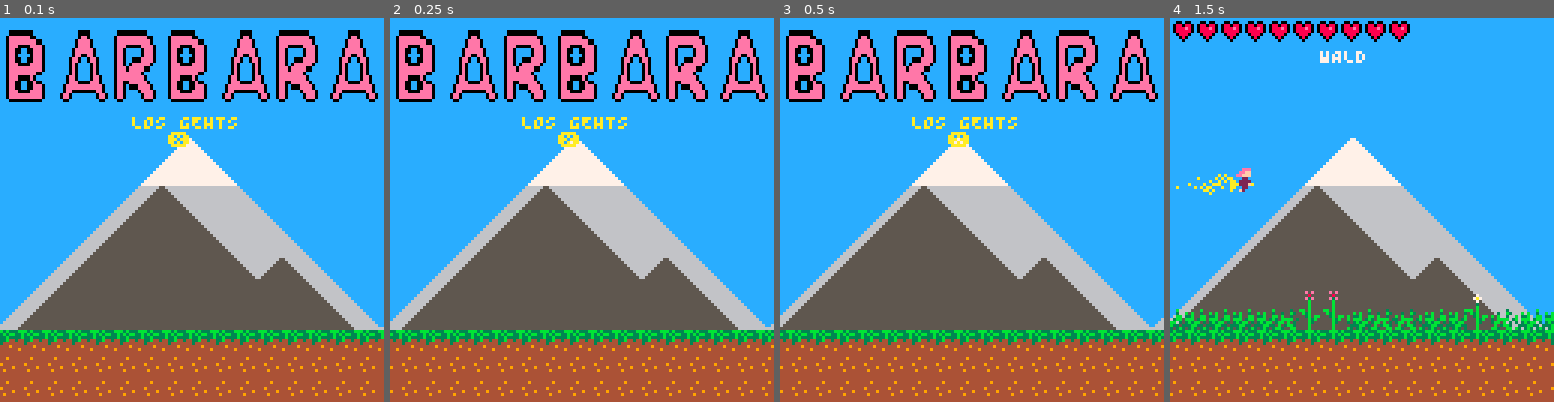
Above: before the commit, frames 1-4 (left to right).
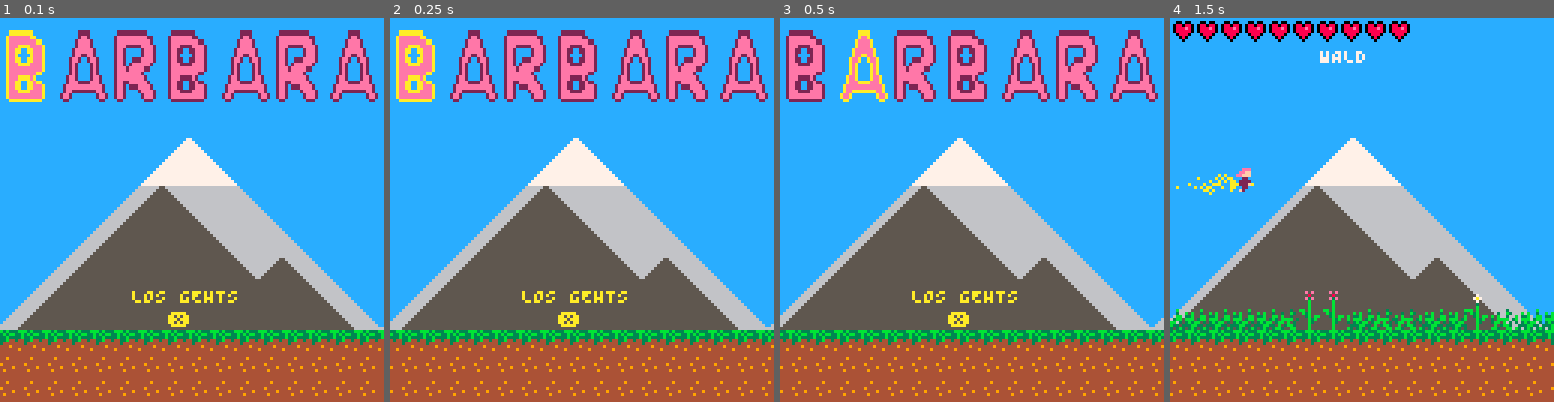
Above: after the commit, the same moments.

Repository: theGEBIRGE/BARBARA
Game: PICO-8 cartridge barbara.p8
The game is run twice, just before and just after one commit, with the same random seed, the same clock (stepped at 60 frames per second) and the same inputs.
Inputs:
- Up to frame 1 (0.1 s): no input
- Up to frame 2 (0.25 s): no input
- Up to frame 3 (0.5 s): no input
- Up to frame 4 (1.5 s): tap X (X key) at 1.07 s

The runs differ from the first frame. In frame 1, 5.5% of the frame differs, in the area x 1-99%, y 3-81%; in frame 2, 5.5%; in frame 3, 5.5%; in frame 4, nothing differs.

Commit message:
Highlight certain letter on start screen

Diff:
--- a/barbara.p8
+++ b/barbara.p8
@@ -67,8 +67,7 @@
     background1_x = 0,
     background2_x = 0,
     background3_x = 128,
-    colors = {0, 1, 2, 3, 4, 5, 6, 7, 8, 9, 10, 11, 12, 13, 14, 15},
-    curr_clr = 0,
+    color_letter = 1,
     letters = {
       {spr = 67, x = 2}, -- B
       {spr = 69, x = 20}, -- A
@@ -81,6 +80,7 @@
     init = function(self)
       self.ticks = 0
       self.map_x = 0
+      self.color_letter = 0
       self.foreground_x = 0
       self.background1_x = 0
       self.background2_x = 0
@@ -100,8 +100,9 @@
       -- the backgrounds are each 1 screen wide
       if (self.background1_x < -127) self.background1_x = 0
       if (self.background2_x < -127) self.background2_x = 0
-      if (self.ticks % 60 == 0) then
-        self.curr_clr = (self.curr_clr % 16) + 1
+
+      if (self.ticks % 20 == 0) then
+        self.color_letter = (self.color_letter % 7) + 1
       end
       self.ticks += 1
     end,
@@ -119,15 +120,17 @@
       map(0, 0, self.map_x + 128 * 4, 0, 64, 16)
       palt()
 
-      pal(7, self.colors[self.curr_clr])
-      for l in all(self.letters) do
-        local sx, sy = get_sprite_coordinates(l.spr)
-        sspr(sx, sy, 16, 16, l.x, 4, 16, 24)
+      for i=1, #self.letters do
+        -- we want to highlight one letter.
+        if (i == self.color_letter) pal(2, 10)
+
+        local sx, sy = get_sprite_coordinates(self.letters[i].spr)
+        sspr(sx, sy, 16, 16, self.letters[i].x, 4, 16, 24)
+        pal()
       end
-      pal()
-
-      print("LOS GEHTS", 44, 32, 10)
-      print("❎", 56, 38)
+
+      print("LOS GEHTS", 44, 90, 10)
+      print("❎", 56, 98)
     end
   }
 
@@ -1282,22 +1285,22 @@
 ff080fffff060fff000000000000000000000000cc111100cc111100000000000000000066dddd00000000000000000000000005555500000000555550000000
 fff0fffffff0ffff000000000000000000000000c1110000c111000000000000000000006ddd0000000000000000000000000050505050000005050505000000
 ffffffffffffffff00000000000000000000000011100000111000000000000000000000ddd00000000000000000000000000000000000000000000000000000
-00111000001110000011100007777777700000000000007777000000077777777770000000000000000000000000000000000000000000000000000000000000
-0166100101661001016610017eeeeeee770000000000007ee70000007eeeeeeeeee7700000000000000000000000000000000000000000000000000000000000
-9657611696576116965761167eeeeeeeee770000000007eeee7000007eeeeeeeeeee700000000000000000000000000000000000000000000000000000000000
-0166666601666666016666667eee7777eeee7000000007eeee7000007eee77777eeee70000000000000000000000000000000000000000000000000000000000
-0011111100111611001116617ee770077eee700000007eeeeee700007ee7000007eee70000000000000000000000000000000000000000000000000000000000
-0001161000001161000011167ee700007eee700000007ee77ee700007ee7000007eee70000000000000000000000000000000000000000000000000000000000
-0000161000000116000000117ee770077eee70000007ee7007ee70007ee700777eeee70000000000000000000000000000000000000000000000000000000000
-0000000000000000000000007eee7777eeee70000007e700007e70007ee707eeeeee700000000000000000000000000000000000000000000000000000000000
-7777777777717177777171777eeeeeeeeeee70000007e700007e70007eee7eeeee77000000000000000000000000000000000000000000000000000000000000
-7777777771781871777818777eeeeeeeee7700000007e700007e70007eeeeeeee700000000000000000000000000000000000000000000000000000000000000
-7771717771111111711111117eee7777e7000000007ee700007ee7007eeeeeeeee70000000000000000000000000000000000000000000000000000000000000
-7178187171111111711111117ee770077e770000007eee7777eee7007ee77eeeeee7000000000000000000000000000000000000000000000000000000000000
-7111111177711177717111717ee770077eee700007eeeeeeeeeeee707ee70777eeee700000000000000000000000000000000000000000000000000000000000
-7111111177771777777717777eee7777eeee700007ee77777777ee707ee700007eeee70000000000000000000000000000000000000000000000000000000000
-7171117177777777777777777eeeeeeeeeee70007ee7000000007ee77ee7000007eee70000000000000000000000000000000000000000000000000000000000
-77771777777777777777777707777777777700000770000000000770077000000077700000000000000000000000000000000000000000000000000000000000
+00111000001110000011100002222222200000000000002222000000022222222220000000000000000000000000000000000000000000000000000000000000
+0166100101661001016610012eeeeeee220000000000002ee20000002eeeeeeeeee2200000000000000000000000000000000000000000000000000000000000
+9657611696576116965761162eeeeeeeee220000000002eeee2000002eeeeeeeeeee200000000000000000000000000000000000000000000000000000000000
+0166666601666666016666662eee2222eeee2000000002eeee2000002eee22222eeee20000000000000000000000000000000000000000000000000000000000
+0011111100111611001116612ee220022eee200000002eeeeee200002ee2000002eee20000000000000000000000000000000000000000000000000000000000
+0001161000001161000011162ee200002eee200000002ee22ee200002ee2000002eee20000000000000000000000000000000000000000000000000000000000
+0000161000000116000000112ee220022eee20000002ee2002ee20002ee200222eeee20000000000000000000000000000000000000000000000000000000000
+0000000000000000000000002eee2222eeee20000002e200002e20002ee202eeeeee200000000000000000000000000000000000000000000000000000000000
+7777777777717177777171772eeeeeeeeeee20000002e200002e20002eee2eeeee22000000000000000000000000000000000000000000000000000000000000
+7777777771781871777818772eeeeeeeee2200000002e200002e20002eeeeeeee200000000000000000000000000000000000000000000000000000000000000
+7771717771111111711111112eee2222e2000000002ee200002ee2002eeeeeeeee20000000000000000000000000000000000000000000000000000000000000
+7178187171111111711111112ee220022e220000002eee2222eee2002ee22eeeeee2000000000000000000000000000000000000000000000000000000000000
+7111111177711177717111712ee220022eee200002eeeeeeeeeeee202ee20222eeee200000000000000000000000000000000000000000000000000000000000
+7111111177771777777717772eee2222eeee200002ee22222222ee202ee200002eeee20000000000000000000000000000000000000000000000000000000000
+7171117177777777777777772eeeeeeeeeee20002ee2000000002ee22ee2000002eee20000000000000000000000000000000000000000000000000000000000
+77771777777777777777777702222222222200000220000000000220022000000022200000000000000000000000000000000000000000000000000000000000
 77bbbbb77bbbbb777bbbbb7700000000000000000000000000000000000000000000000000000000000000000000000000000000000000000000000000000000
 7bb0b0b3bb0b0b37bb0b0b3700000000000000000000000000000000000000000000000000000000000000000000000000000000000000000000000000000000
 7bebbbe3bebbbe37bebbbe3700000000000000000000000000000000000000000000000000000000000000000000000000000000000000000000000000000000
